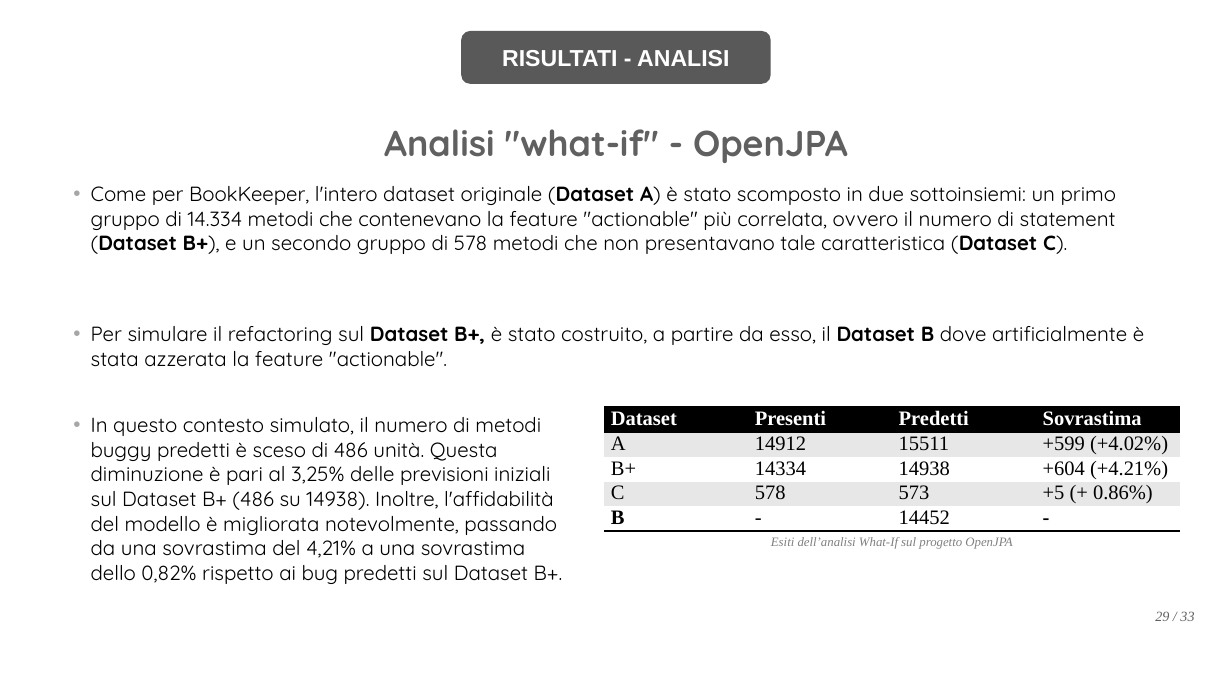
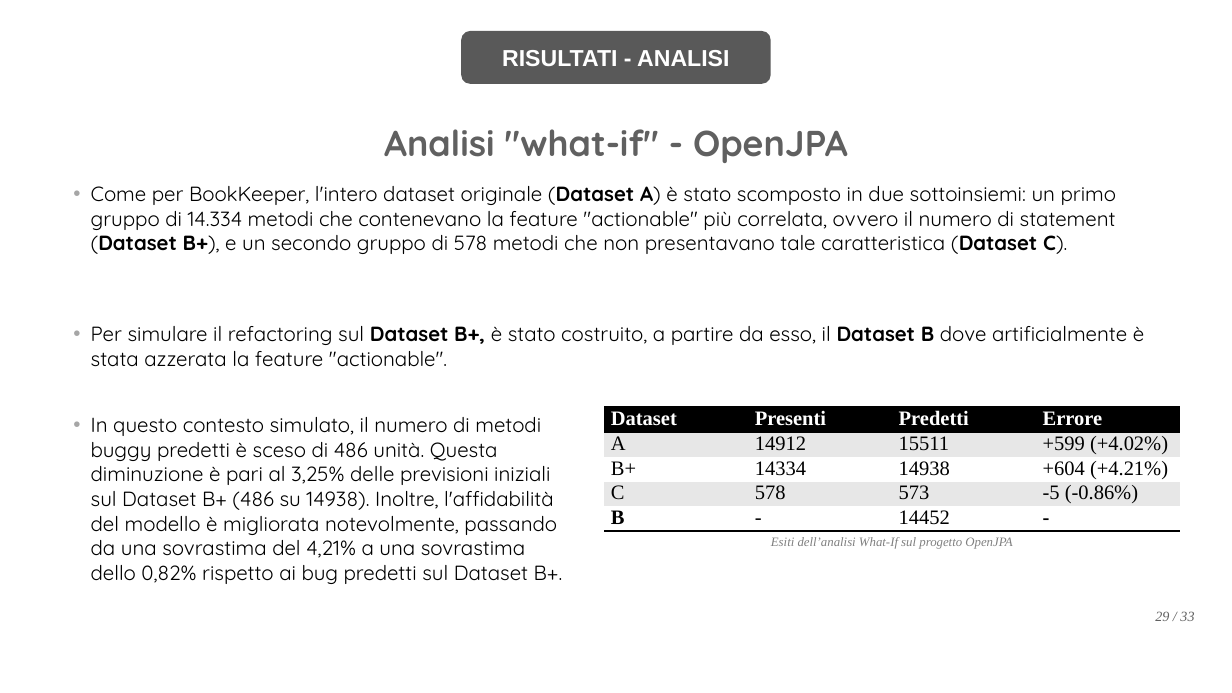
Before and after one commit to F-masci/isw2-prediction, a slide deck: slide 29 of report/Presentazione_Masci_Francesco_0365258.pptx. Drawn at 1232x693 pixels with LibreOffice and Linux fonts; fonts in the diff are those of the drawing; background and template pictures are left out. Boxes give left, top, right and bottom in pixels: in the first picture for what was removed or moved away, otherwise in the second. Text is boxed around its words. In the diff, an @@ line names an element or a change of style, - is before the commit and + after.

```diff
--- a/report/Presentazione_Masci_Francesco_0365258.pptx
+++ b/report/Presentazione_Masci_Francesco_0365258.pptx
@@ table at bbox=[604, 408, 1181, 531] @@
-row 1, column 4: Sovrastima
+row 1, column 4: Errore
-row 4, column 4: +5 (+ 0.86%)
+row 4, column 4: -5 (-0.86%)
```
Also in this commit, not shown: 5 other slides changed, 3 other files.
